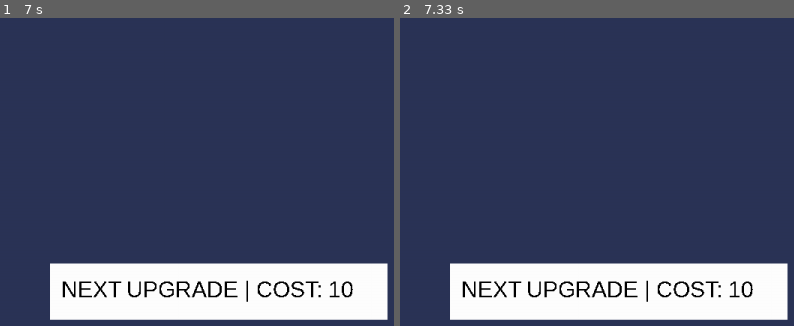
Above: before the commit, frames 1-2 (left to right).
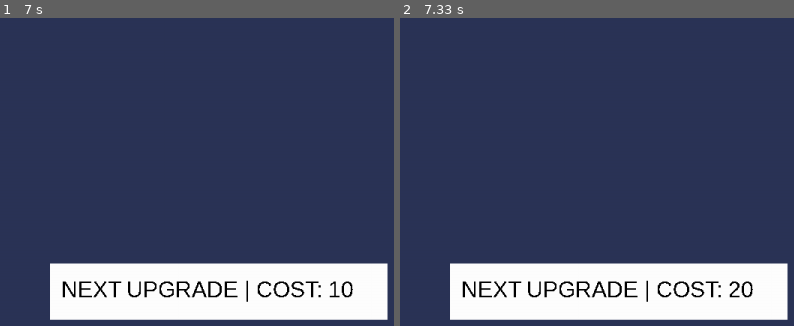
Above: after the commit, the same moments.

Repository: my-dimons/Genius-Hour-2024-Pygame
Game: pygame game, started from games/pizza clicker/pizza_clicker.py
The game is run twice, just before and just after one commit, with the same random seed, the same clock (stepped at 60 frames per second) and the same inputs.
Inputs (mouse positions are % of the whole screen's width and height, from its top left):
- Up to frame 1 (7 s): click (29, 60) at 0.88 s; click (21, 41) at 1.22 s; click (29, 35) at 2.05 s; click (19, 71) at 4.38 s; click (20, 44) at 4.72 s; click (23, 36) at 5.05 s; click (29, 81) at 5.38 s; click (23, 52) at 5.72 s; click (31, 50) at 6.05 s; click (31, 37) at 6.38 s; click (21, 67) at 6.72 s
- Up to frame 2 (7.33 s): click (63, 93) at 7.05 s
The pictures show only the part of the screen within x 50-100%, y 50-100%; the shares and areas given below are measured in that part.

Frame 1 is identical in both runs. In frame 2, less than 0.1% of the frame differs, in the area x 83-87%, y 85-91%.

Commit message:
Exponential upgrade cost

Diff:
--- a/games/pizza clicker/pizza_clicker.py
+++ b/games/pizza clicker/pizza_clicker.py
@@ -22,6 +22,7 @@
 #UPGRADES
 MULTIPLIER_ADD = 1
 UPGRADE_COST = 10
+UPGRADE_COST_INCREASE = 2
 UPGRADE_WIDTH = 450
 UPGRADE_HEIGHT = 75
 #CURRANCY
@@ -67,7 +68,9 @@
                 if upgrade_multiplier.collidepoint(mouse_pos):
                     if(money >= multiplier_cost):
                         money_muliplier += 1
-                        money -= multiplier_cost
+                        money -= int(multiplier_cost)
+                        multiplier_cost *= UPGRADE_COST_INCREASE
+                        int(multiplier_cost)
                         print("---MULTIPLIER---")
                         print(money_muliplier)
                         print("---MULTIPLIER---")
@@ -75,8 +78,8 @@
                         print("ERROR, NOT ENOUGH MONEY")
             if event.type == pygame.QUIT:
                 run = False
-        peps_text = font.render('Money: ' + str(money), False, WHITE)
-        upgrade_text = small_font.render('NEXT UPGRADE | COST: ' + str(multiplier_cost), False, BLACK)
+        peps_text = font.render('Money: ' + str(int(money)), False, WHITE)
+        upgrade_text = small_font.render('NEXT UPGRADE | COST: ' + str(int(multiplier_cost)), False, BLACK)
         draw_window(peps_text, upgrade_text, upgrade_multiplier)
 
 def clicked_circle(self, radius):
